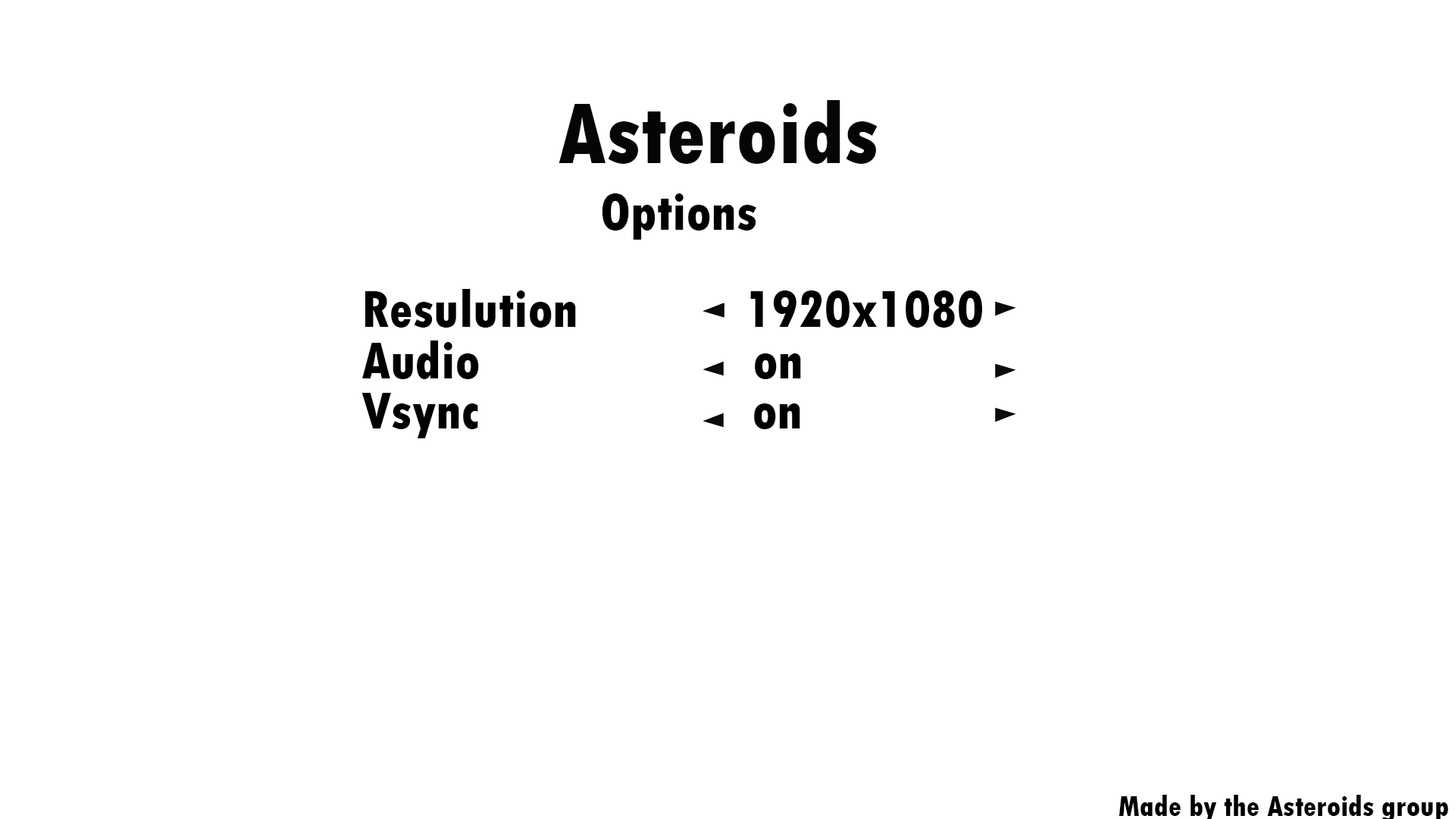
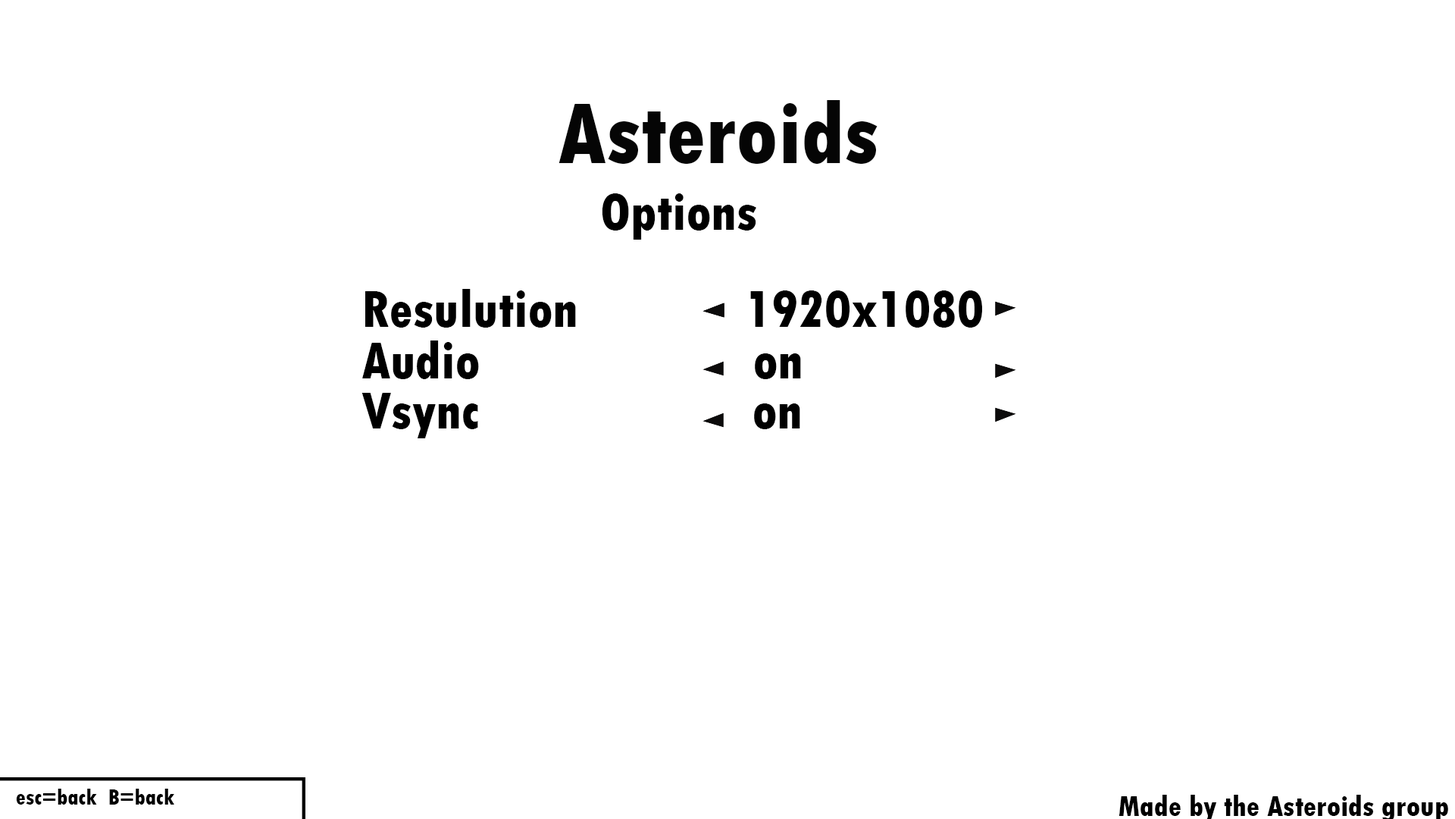
Comparing the layer stacks of the two (1455, 819) images. Changes:
added layer "esc=back B=back copy 2" above "Rectangle 2 copy 2" over [15, 788, 175, 805]
added layer "Rectangle 2 copy 2" above "Layer 1" over [0, 776, 306, 819]
